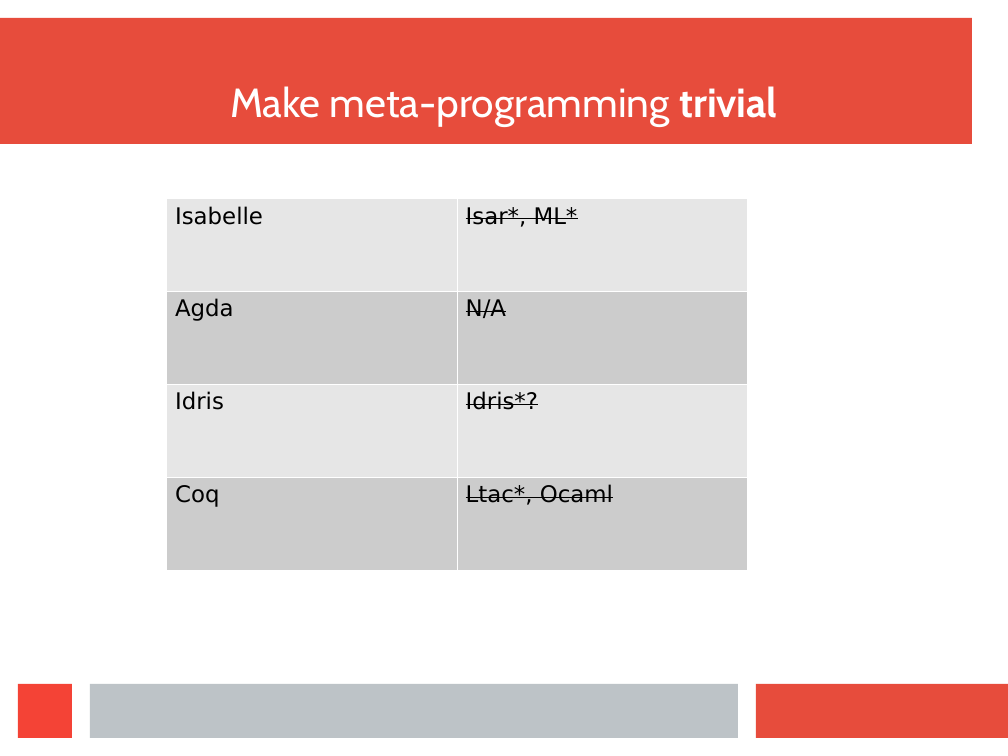
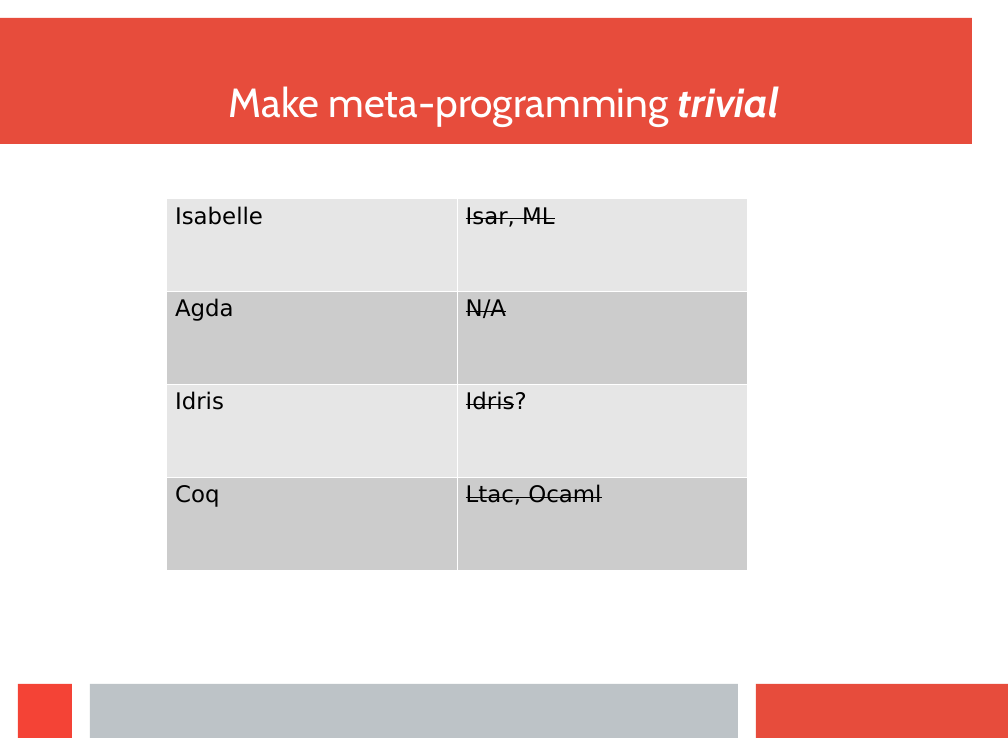
Before and after one commit to wilbowma/cur, a slide deck: slide 14 of hope-2016/slides.odp. Drawn at 1008x756 pixels with LibreOffice and Linux fonts; fonts in the diff are those of the drawing. Boxes give left, top, right and bottom in pixels: in the first picture for what was removed or moved away, otherwise in the second. Text is boxed around its words. In the diff, an @@ line names an element or a change of style, - is before the commit and + after.

```diff
--- a/hope-2016/slides.odp
+++ b/hope-2016/slides.odp
@@ title "Make meta-programming trivial" at [229, 86, 779, 127]: italic on in "trivial" @@
@@ table at [166, 198, 748, 570] @@
-row 1, column 2: Isar*, ML*
+row 1, column 2: Isar, ML
-row 3, column 2: Idris*?
+row 3, column 2: Idris?
-row 4, column 2: Ltac*, Ocaml
+row 4, column 2: Ltac, Ocaml
```
Also in this commit, not shown: 3 other slides changed, 3 slides added, 1 other file.
